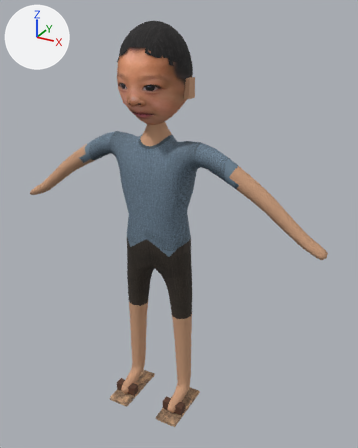
A saved change to the glTF model NhanVat/Model/Be.glb.
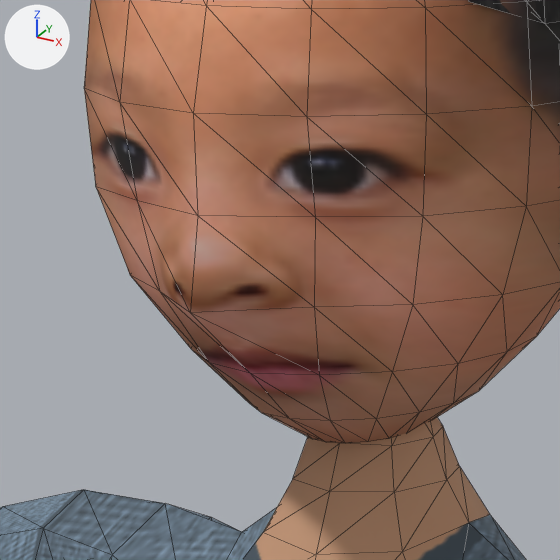
Old and new are each drawn whole from a 50 mm lens placed at (0.686, -1.123, 1.182), pointed at (0.054, 0.026, 0.608) and again close up on the part from 29% to 51% of the width and 14% to 31% of the height. Every picture has the same lights, and +X, +Y and +Z are marked at upper left. The older version's two pictures come first. The close-ups show mesh edges as thin lines.

The first close-up shows 'Body'.
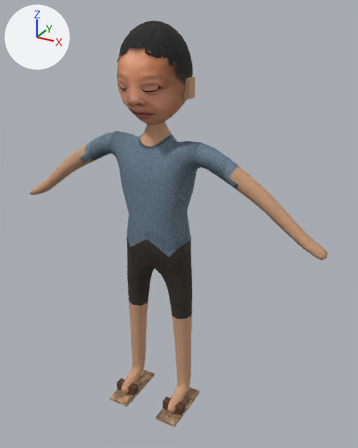
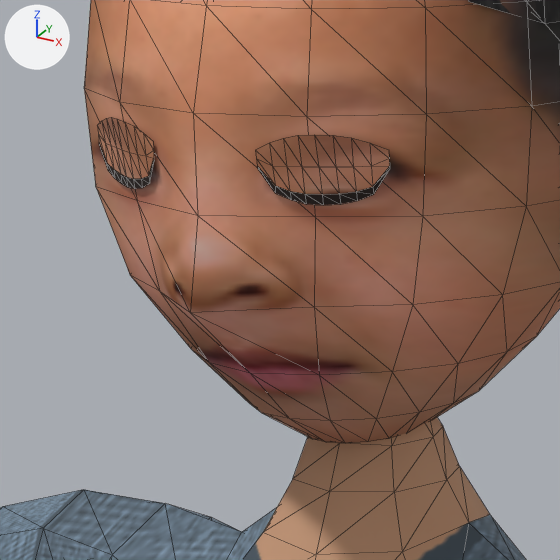
The newer file adds a shape key; the second version is drawn at full value of the shape key 'Blink' of 'MiMat', and the change is written as the vertex moves it makes.

Pixel boxes [x1, y1, x2, y2] of what changed, in the close-ups (560 x 560 px):
'MiMat', added (brown): after [97, 117, 390, 205]
    faces in mat_mat (picture img_face): [97, 117, 390, 195]
    faces in mat_mi (black #241814): [99, 143, 390, 205]

The edits, one by one:
Material 'Mi' (mat_mi) is new.
Its base color is (0.0176, 0.00913, 0.007) (black #241814).
Its roughness is 0.85.
Mesh me_mimat is new.
It has 72 vertices, 96 faces and spans x -0.0575..0.0576, y -0.1049..-0.0817, z 0.9935..1.0162.
Faces by material slot: [64, 32].
It uses material mat_mat (picture img_face).
It uses material mat_mi (black #241814).
Object 'MiMat' (ob_mimat) is new; it shows me_mimat.
Its location is (0.0, 0.0, 0.0).
